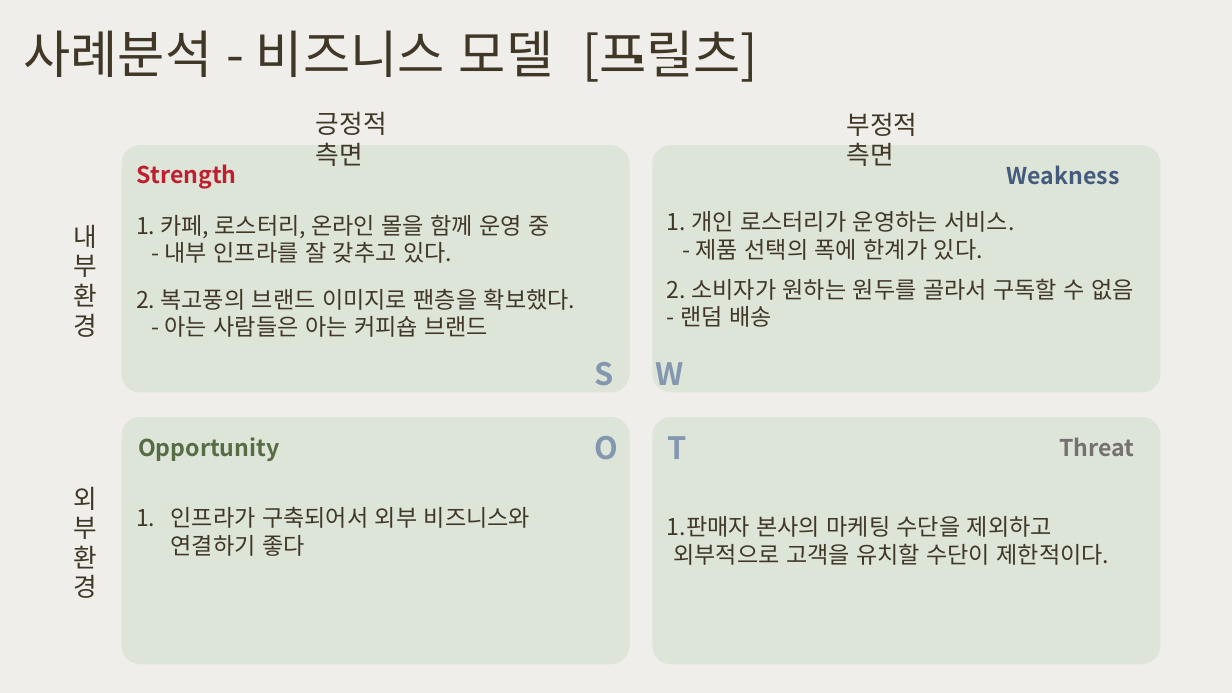
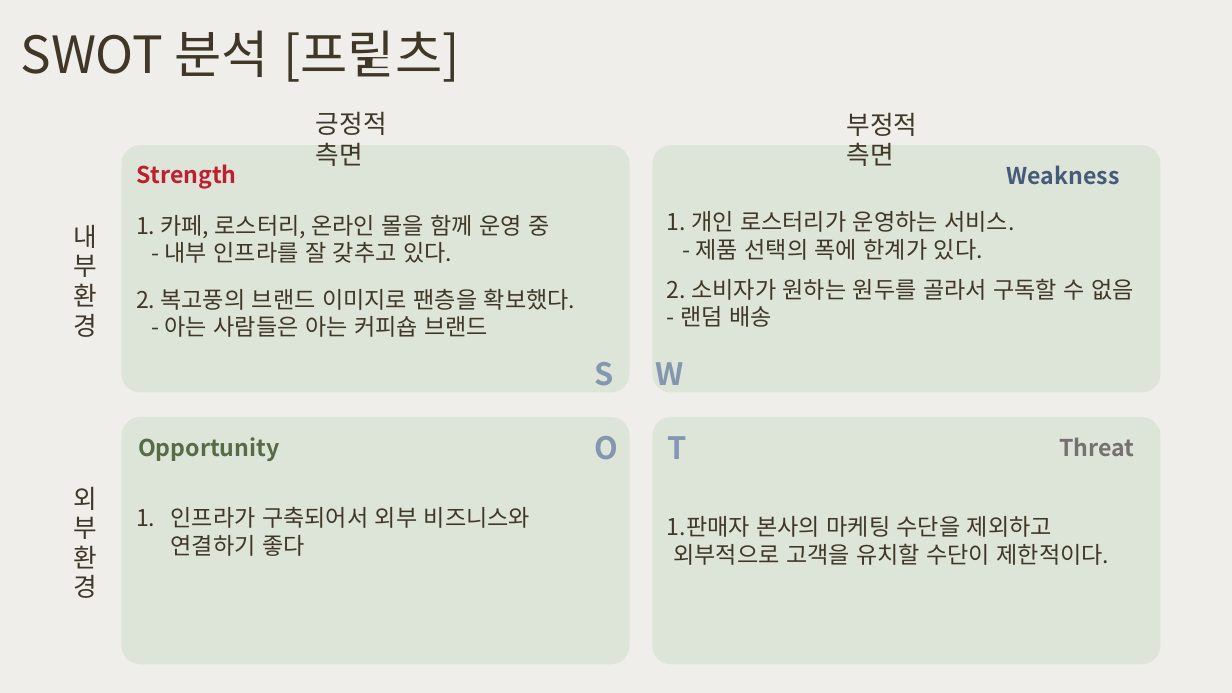
Before and after one commit to happyjane210/GIT2021-working, a slide deck: slide 5 of 9-project/진행 파일/주간 커-피_진행.pptx (slide 8 before the commit). Drawn at 1232x693 pixels with LibreOffice and Linux fonts; fonts in the diff are those of the drawing. Boxes give left, top, right and bottom in pixels: in the first picture for what was removed or moved away, otherwise in the second. Text is boxed around its words. In the diff, an @@ line names an element or a change of style, - is before the commit and + after.

```diff
--- a/9-project/진행 파일/주간 커-피_진행.pptx
+++ b/9-project/진행 파일/주간 커-피_진행.pptx
@@ title at (21, 30, 460, 82): text changed @@
-사례분석 - 비즈니스 모델 [프릴츠]
+SWOT 분석 [프릴츠]
@@ rectangle: place and size @@
-rectangle at (635, 55, 642, 64)
+rectangle at (365, 57, 372, 66)
@@ rectangle: place and size @@
-rectangle at (642, 58, 675, 67)
+rectangle at (372, 58, 405, 67)
```
Also in this commit, not shown: 3 other slides changed, 5 slides removed, 46 other files.
